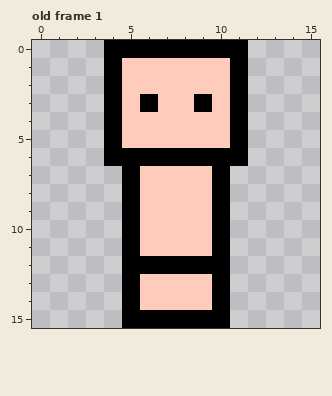
File history of a pixel-art file, Assets/Sprites/player.ase. The picture above is the old version.
16x16 pixels, 1 frame. Shown: old frame 1. The commit also changed other frames, which this record leaves out.
After:
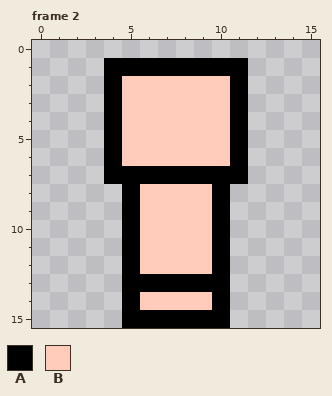
Palette (. is transparent): A #000000  B #ffcbba
A new or re-ordered frame is compared with the old frame closest to it.
The edit:
frames 1 -> 8
Changed rows in their new state; - is an unchanged pixel.
Frame 2 is new; against old frame 1:
first column x 4:
 0 ........
 1 -AAAAAA-
 3 --B--B--
 6 -BBBBBB-
 7 A-AAAA-A
first column x 6:
12 BBBB
13 AAAA
